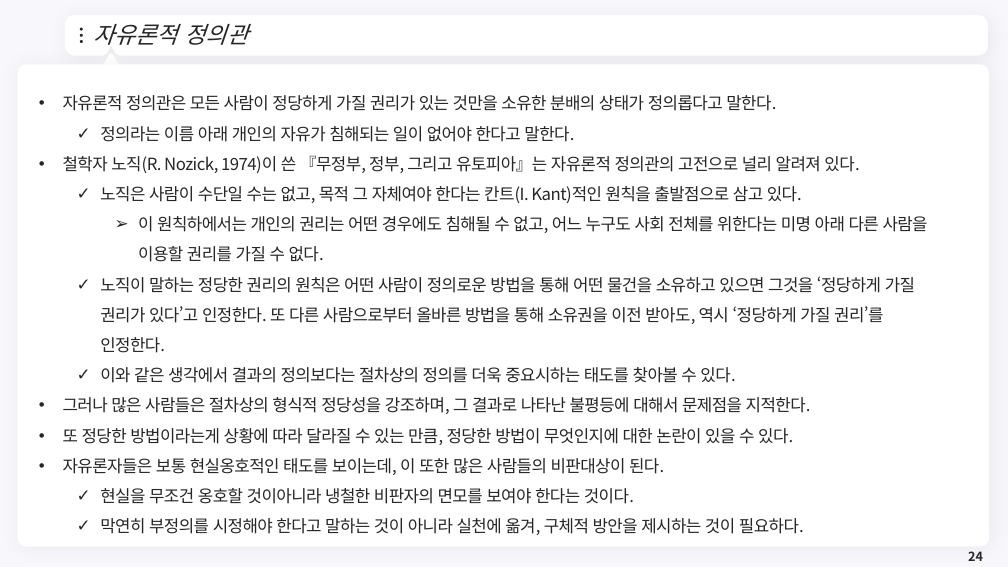
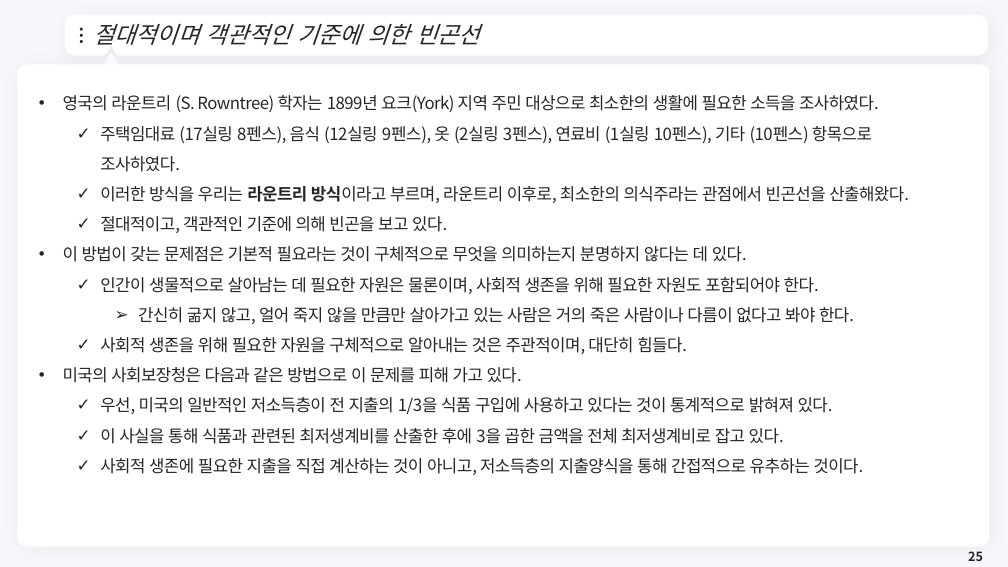
Before and after one commit to meandthey/Teaching, a slide deck: slide 25 of 재정학/01_Lectures/재정학_Chapter_9.pptx (slide 24 before the commit). Drawn at 1008x567 pixels with LibreOffice and Linux fonts; fonts in the diff are those of the drawing; background and template pictures are left out. Boxes give left, top, right and bottom in pixels: in the first picture for what was removed or moved away, otherwise in the second. Text is boxed around its words. In the diff, an @@ line names an element or a change of style, - is before the commit and + after.

```diff
--- a/재정학/01_Lectures/재정학_Chapter_9.pptx
+++ b/재정학/01_Lectures/재정학_Chapter_9.pptx
@@ title at (93, 24, 480, 45): text changed @@
-자유론적 정의관
+절대적이며 객관적인 기준에 의한 빈곤선
@@ text at (63, 95, 909, 475): text changed @@
-• 자유론적 정의관은 모든 사람이 정당하게 가질 권리가 있는 것만을 소유한 분배의 상태가 정의롭다고 말한다.
-  ✓ 정의라는 이름 아래 개인의 자유가 침해되는 일이 없어야 한다고 말한다.
-• 철학자 노직(R. Nozick, 1974)이 쓴 『무정부, 정부, 그리고 유토피아』는 자유론적 정의관의 고전으로 널리 알려져 있다.
-  ✓ 노직은 사람이 수단일 수는 없고, 목적 그 자체여야 한다는 칸트(I. Kant)적인 원칙을 출발점으로 삼고 있다.
-    ➢ 이 원칙하에서는 개인의 권리는 어떤 경우에도 침해될 수 없고, 어느 누구도 사회 전체를 위한다는 미명 아래 다른 사람을 이용할 권리를 가질 수 없다.
-  ✓ 노직이 말하는 정당한 권리의 원칙은 어떤 사람이 정의로운 방법을 통해 어떤 물건을 소유하고 있으면 그것을 ‘정당하게 가질 권리가 있다’고 인정한다. 또 다른 사람으로부터 올바른 방법을 통해 소유권을 이전 받아도, 역시 ‘정당하게 가질 권리’를 인정한다.
-  ✓ 이와 같은 생각에서 결과의 정의보다는 절차상의 정의를 더욱 중요시하는 태도를 찾아볼 수 있다.
-• 그러나 많은 사람들은 절차상의 형식적 정당성을 강조하며, 그 결과로 나타난 불평등에 대해서 문제점을 지적한다.
-• 또 정당한 방법이라는게 상황에 따라 달라질 수 있는 만큼, 정당한 방법이 무엇인지에 대한 논란이 있을 수 있다.
-• 자유론자들은 보통 현실옹호적인 태도를 보이는데, 이 또한 많은 사람들의 비판대상이 된다.
-  ✓ 현실을 무조건 옹호할 것이아니라 냉철한 비판자의 면모를 보여야 한다는 것이다.
-  ✓ 막연히 부정의를 시정해야 한다고 말하는 것이 아니라 실천에 옮겨, 구체적 방안을 제시하는 것이 필요하다.
+• 영국의 라운트리 (S. Rowntree) 학자는 1899년 요크(York) 지역 주민 대상으로 최소한의 생활에 필요한 소득을 조사하였다.
+  ✓ 주택임대료 (17실링 8펜스), 음식 (12실링 9펜스), 옷 (2실링 3펜스), 연료비 (1실링 10펜스), 기타 (10펜스) 항목으로 조사하였다.
+  ✓ 이러한 방식을 우리는 라운트리 방식이라고 부르며, 라운트리 이후로, 최소한의 의식주라는 관점에서 빈곤선을 산출해왔다.
+  ✓ 절대적이고, 객관적인 기준에 의해 빈곤을 보고 있다.
+• 이 방법이 갖는 문제점은 기본적 필요라는 것이 구체적으로 무엇을 의미하는지 분명하지 않다는 데 있다.
+  ✓ 인간이 생물적으로 살아남는 데 필요한 자원은 물론이며, 사회적 생존을 위해 필요한 자원도 포함되어야 한다.
+    ➢ 간신히 굶지 않고, 얼어 죽지 않을 만큼만 살아가고 있는 사람은 거의 죽은 사람이나 다름이 없다고 봐야 한다.
+  ✓ 사회적 생존을 위해 필요한 자원을 구체적으로 알아내는 것은 주관적이며, 대단히 힘들다.
+• 미국의 사회보장청은 다음과 같은 방법으로 이 문제를 피해 가고 있다.
+  ✓ 우선, 미국의 일반적인 저소득층이 전 지출의 1/3을 식품 구입에 사용하고 있다는 것이 통계적으로 밝혀져 있다.
+  ✓ 이 사실을 통해 식품과 관련된 최저생계비를 산출한 후에 3을 곱한 금액을 전체 최저생계비로 잡고 있다.
+  ✓ 사회적 생존에 필요한 지출을 직접 계산하는 것이 아니고, 저소득층의 지출양식을 통해 간접적으로 유추하는 것이다.
@@ page number at (968, 551, 983, 561): text changed @@
-24
+25
```
Also in this commit, not shown: 4 other slides changed, 4 slides added, 71 other files.
